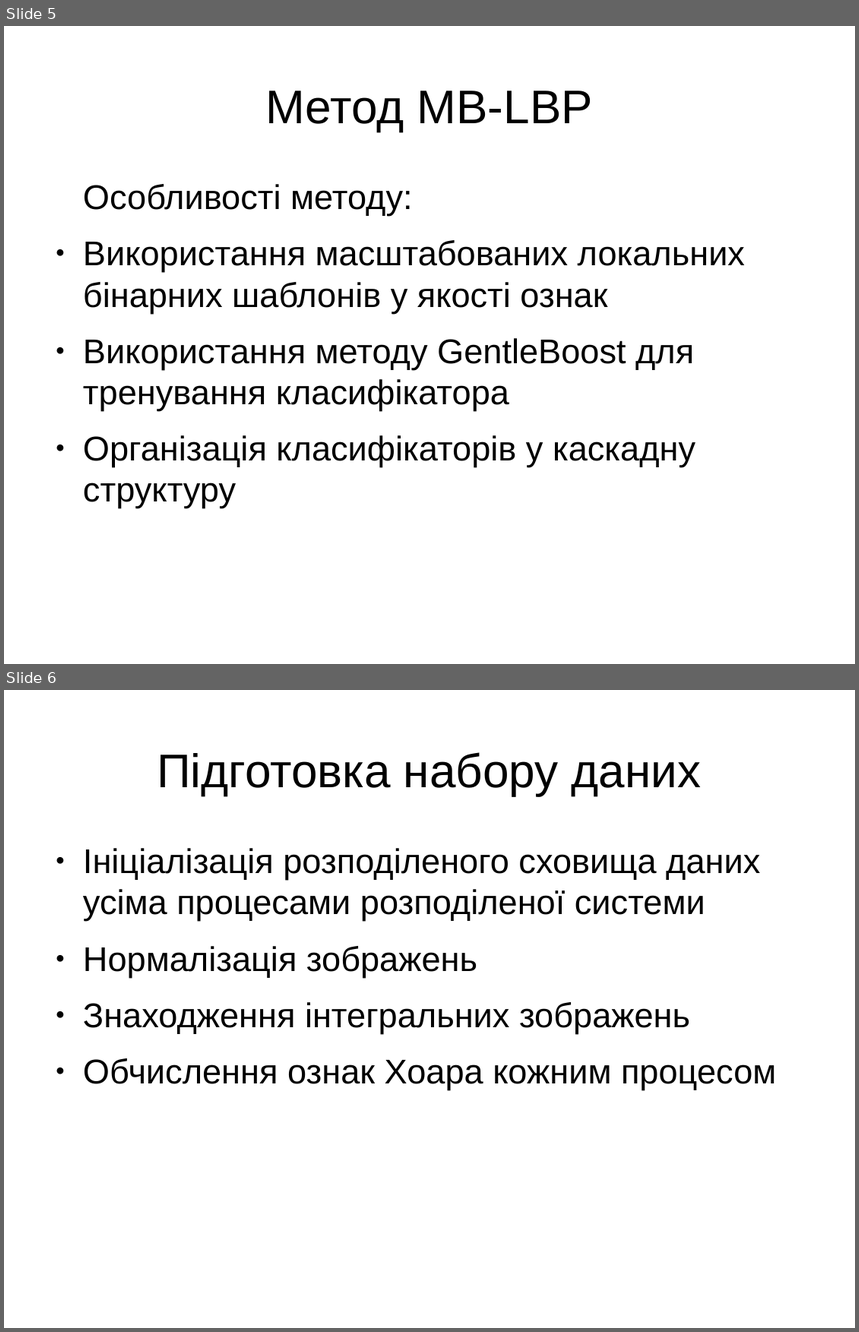
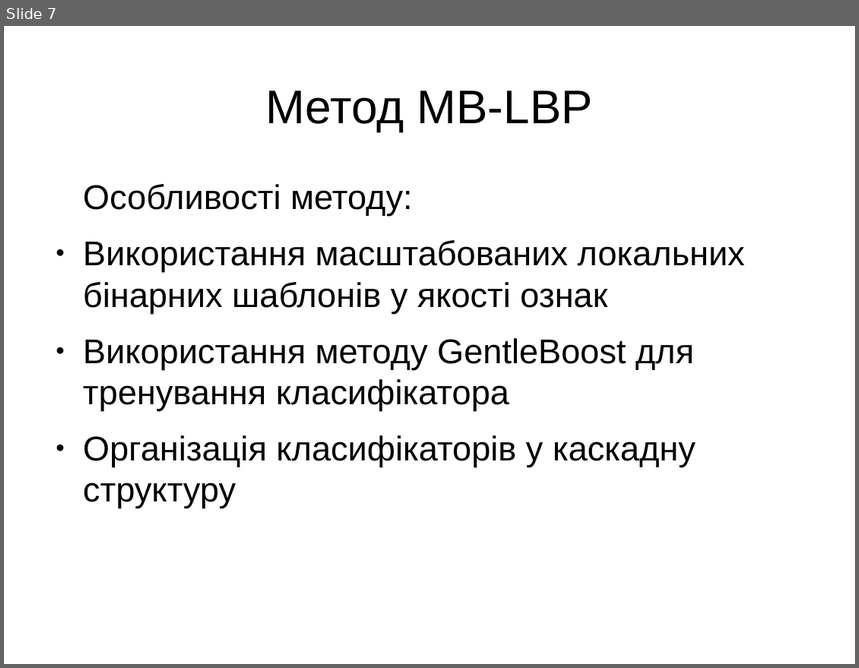
Before and after one commit to OlegTheCat/face-detection, a slide deck: doc/presentation.odp. Shown one above the other, each under a label of ours: slides 5 and 6 before the commit, slide 7 after it. The pictures are 859x1332 and 859x668 pixels, drawn with LibreOffice and Linux fonts; fonts in the diff are those of the drawing. Boxes give left, top, right and bottom in pixels: in the first picture for what was removed or moved away, otherwise in the second. Text is boxed around its words. In the diff, an @@ line names an element or a change of style, - is before the commit and + after.

```diff
--- a/doc/presentation.odp
+++ b/doc/presentation.odp
@@ slide 6 removed at [4, 690, 855, 1328], background #FFFFFF @@
@@ title removed at [157, 752, 702, 796] @@
-Підготовка набору даних
@@ text removed at [83, 848, 776, 1091] @@
-● Ініціалізація розподіленого сховища даних усіма процесами розподіленої системи
-● Нормалізація зображень
-● Знаходження інтегральних зображень
-● Обчислення ознак Хоара кожним процесом
@@ what was slide 5 is now slide 7 @@
```
Also in this commit, not shown: 15 slides added, 1 other slide removed, 1 other file.
